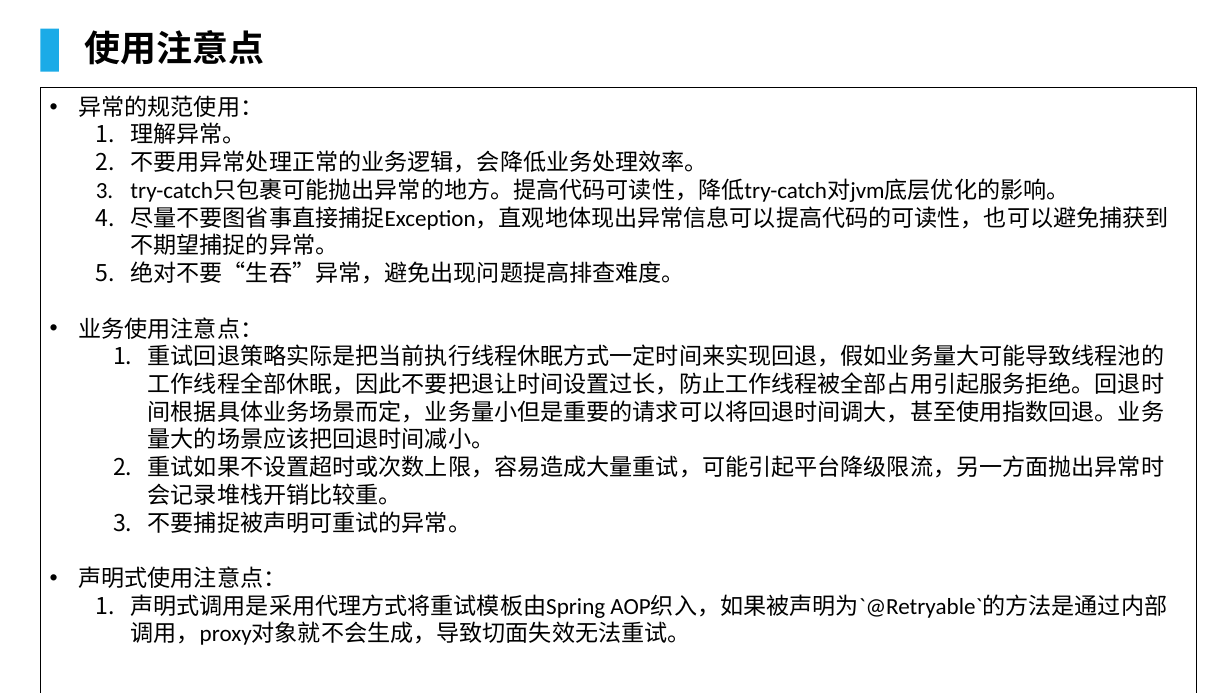
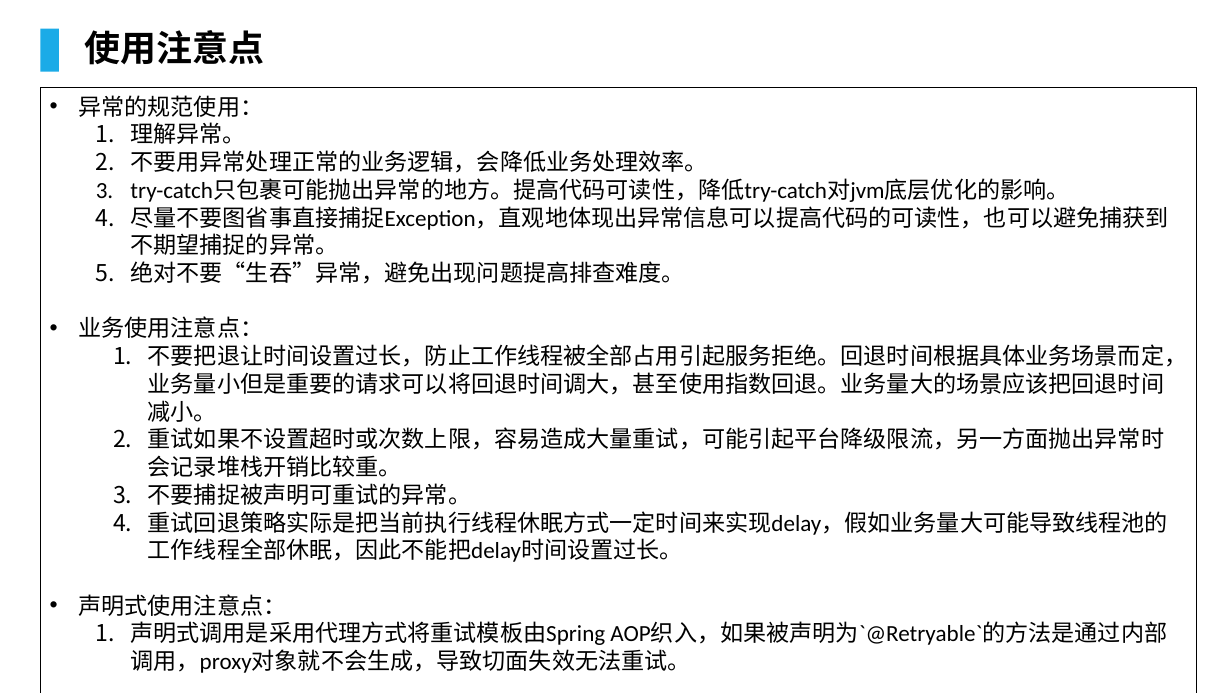
Before and after one commit to lcc929/notes, a slide deck: slide 6 of Spring-Retry.pptx. Drawn at 1232x693 pixels with LibreOffice and Linux fonts; fonts in the diff are those of the drawing; background and template pictures are left out. Boxes give left, top, right and bottom in pixels: in the first picture for what was removed or moved away, otherwise in the second. Text is boxed around its words. In the diff, an @@ line names an element or a change of style, - is before the commit and + after.

```diff
--- a/Spring-Retry.pptx
+++ b/Spring-Retry.pptx
@@ text in rectangle at [148,344,1187,422]: text changed @@
-    1. 重试回退策略实际是把当前执行线程休眠方式一定时间来实现回退，假如业务量大可能导致线程池的工作线程全部休眠，因此不要把退让时间设置过长，防止工作线程被全部占用引起服务拒绝。回退时间根据具体业务场景而定，业务量小但是重要的请求可以将回退时间调大，甚至使用指数回退。业务量大的场景应该把回退时间减小。
+    1. 不要把退让时间设置过长，防止工作线程被全部占用引起服务拒绝。回退时间根据具体业务场景而定，业务量小但是重要的请求可以将回退时间调大，甚至使用指数回退。业务量大的场景应该把回退时间减小。
@@ text in rectangle at [148,511,1168,562]: paragraph added @@
+    4. 重试回退策略实际是把当前执行线程休眠方式一定时间来实现delay，假如业务量大可能导致线程池的工作线程全部休眠，因此不能把delay时间设置过长。
```
Also in this commit, not shown: 2 other slides changed.
